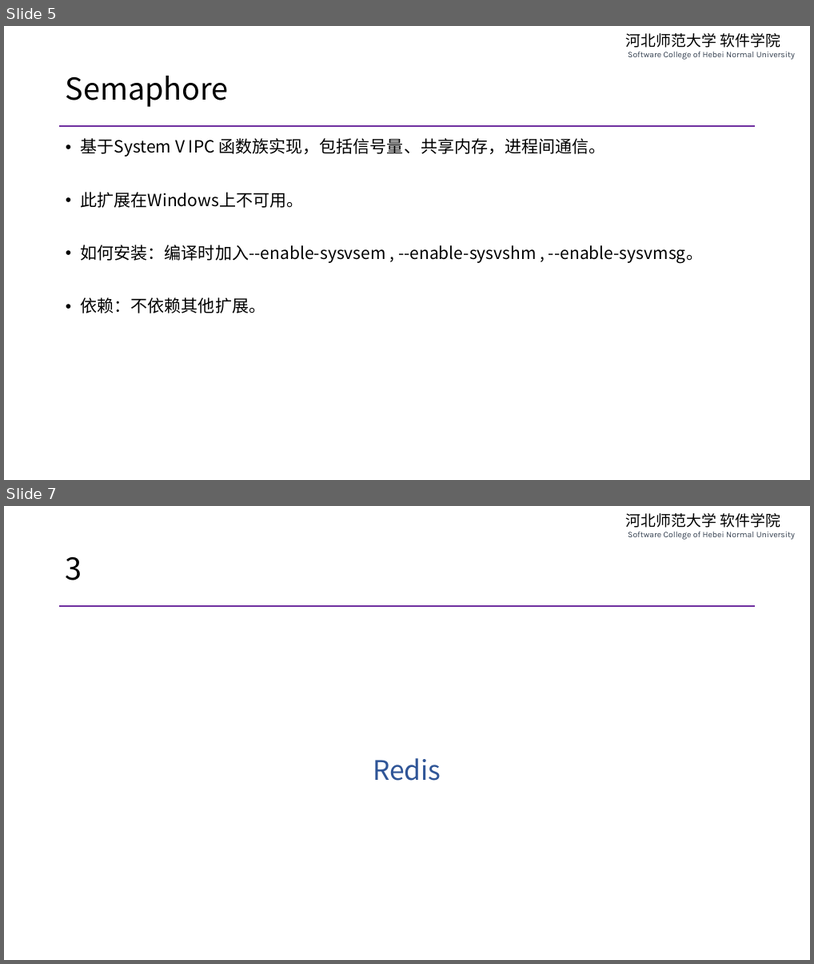
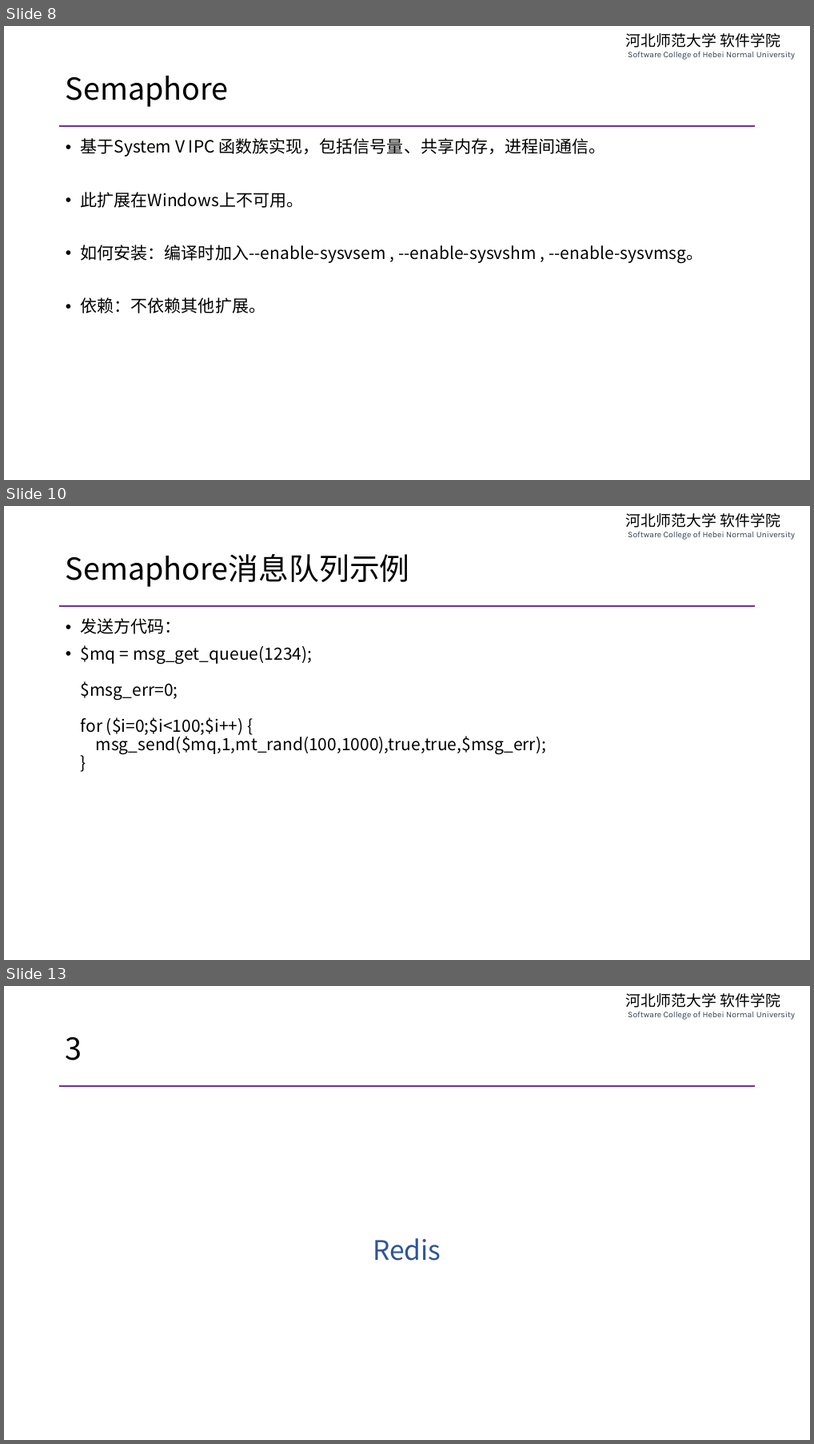
Before and after one commit to edu2act/course-php-serverside-development-on-linux, a slide deck: materials/slides/ch07-message-queue.pptx. Shown one above the other, each under a label of ours: slides 5 and 7 before the commit, slides 8, 10 and 13 after it; the slides between them are not shown. The pictures are 814x964 and 814x1444 pixels, drawn with LibreOffice and Linux fonts; fonts in the diff are those of the drawing. Boxes give left, top, right and bottom in pixels: in the first picture for what was removed or moved away, otherwise in the second. Text is boxed around its words. In the diff, an @@ line names an element or a change of style, - is before the commit and + after.

```diff
--- a/materials/slides/ch07-message-queue.pptx
+++ b/materials/slides/ch07-message-queue.pptx
@@ slide 10 added at bbox=[4, 506, 810, 960], background #FFFFFF; not listed: 2 template elements that a slide beside it also shows @@
@@ title added at bbox=[66, 554, 410, 587], 36 pt, text #000000 @@
+Semaphore消息队列示例
@@ text added at bbox=[81, 618, 546, 754], 20 pt, text #000000 @@
+• 发送方代码：
+• $mq = msg_get_queue(1234);
+  $msg_err=0;
+  for ($i=0;$i<100;$i++) {
+  msg_send($mq,1,mt_rand(100,1000),true,true,$msg_err);
+  }
@@ what was slide 5 is now slide 8 @@
@@ what was slide 7 is now slide 13 @@
```
Also in this commit, not shown: 3 slides changed, 6 other slides added, 10 other files.
